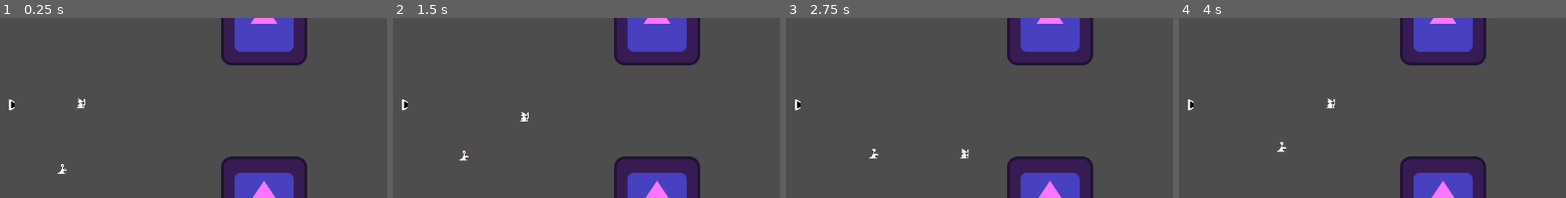
Above: before the commit, frames 1-4 (left to right).
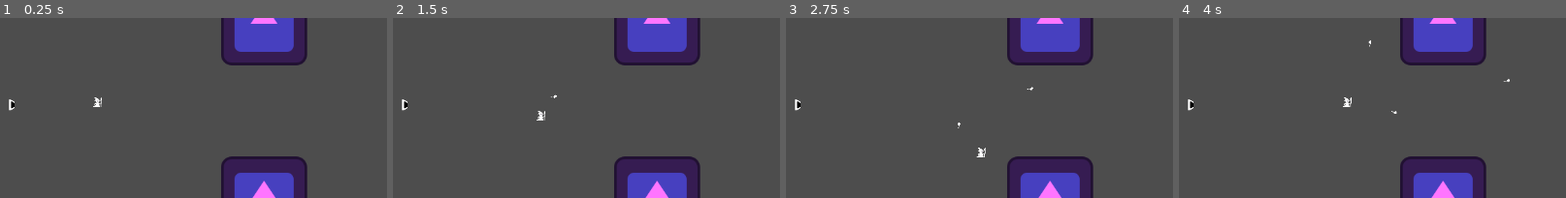
Above: after the commit, the same moments.

Repository: FixelDev/true-philosophers-stone
Game: Godot game, scene res://scenes/starting_level.tscn
The game is run twice, just before and just after one commit, with the same random seed, the same clock (stepped at 60 frames per second) and the same inputs. The engine's default icon, where the game draws it, is replaced by a stand-in: a white triangle on a blue panel in a dark square.
Inputs (mouse positions are % of the whole screen's width and height, from its top left):
- Up to frame 1 (0.25 s): no input
- Up to frame 2 (1.5 s): move the mouse to (72, 54) at 0.52 s; hold D (right) 0.53-1.28 s; click (72, 54) at 0.6 s; move the mouse to (30, 66) at 1.27 s; hold S (down) from 1.28 s (still down); click (30, 66) at 1.35 s
- Up to frame 3 (2.75 s): move the mouse to (60, 34) at 2.02 s; release S (down) at 2.03 s; hold D (right) from 2.03 s (still down); tap Mouse wheel down (change_spell_down) at 2.1 s; click (60, 34) at 2.3 s
- Up to frame 4 (4 s): move the mouse to (45, 84) at 2.77 s; release D (right) at 2.78 s; hold W (up) 2.78-3.53 s; tap Mouse wheel up (change_spell_up) at 2.85 s; click (45, 84) at 3.05 s; move the mouse to (80, 78) at 3.52 s; hold A (left) from 3.53 s (still down); click (80, 78) at 3.6 s
The pictures show only the part of the screen within x 34-84%, y 36-86%; the shares and areas given below are measured in that part.

The runs differ from the first frame. In frame 1, 0.2% of the frame differs, in the area x 14-27%, y 44-87%; in frame 2, 0.3%; in frame 3, 0.3%; in frame 4, 0.3%, in the area x 25-86%, y 12-75%.

Commit message:
Added ability to cast spells by the player and enemies, added rooms with enemies and treasures

Diff:
--- a/scenes/dungeon/cell.gd
+++ b/scenes/dungeon/cell.gd
@@ -20,9 +20,17 @@
 	cell_type = new_type
 
 
+func change_room_type(new_type: Room.RoomType) -> void:
+	room_scene.change_room_type(new_type)
+
+
 func assign_neighbor(neighbor: Cell) -> void:
 	neighbors.append(neighbor)
 
 
 func set_as_exit_room() -> void:
 	room_scene.enable_exit_hatch()
+
+
+func on_player_entered() -> void:
+	room_scene.on_player_entered_room()
--- a/scenes/dungeon/dungeon.gd
+++ b/scenes/dungeon/dungeon.gd
@@ -37,6 +37,8 @@
 	var player_spawn_position: Vector2 = next_room.room_scene.get_player_spawn_position(fliped_direction_id)
 	player.global_position = player_spawn_position
 
+	next_room.on_player_entered()
+
 	var camera_tween = get_tree().create_tween()
 	camera_tween.tween_property(camera, "global_position", next_room.room_scene.global_position, 0.3).set_trans(Tween.TRANS_CUBIC)
 
--- a/scenes/dungeon/dungeon.tscn
+++ b/scenes/dungeon/dungeon.tscn
@@ -19,6 +19,8 @@
 min_rooms_amount = 10
 chances_of_ending_branch = 0.6
 room_scene = ExtResource("2_lwc1g")
+treasure_rooms_percentage = 0.2
+danger_rooms_percentage = 0.6
 
 [node name="Camera2D" type="Camera2D" parent="."]
 position = Vector2(108, 81)
--- a/scenes/dungeon/dungeon_spawner.gd
+++ b/scenes/dungeon/dungeon_spawner.gd
@@ -11,6 +11,8 @@
 @export var chances_of_ending_branch: float
 @export var room_scene: PackedScene
 @export var player: Player
+@export var treasure_rooms_percentage: float
+@export var danger_rooms_percentage: float
 
 signal generation_finished(dungeon_spawner: DungeonSpawner)
 
@@ -22,6 +24,8 @@
 	grid = Grid.new(dungeon_width, dungeon_height)
 
 	place_rooms_on_grid()
+	set_exit_room()
+	set_room_types()
 	grid.assign_neigbhors_to_rooms()
 	reposition_rooms()
 	generation_finished.emit(self)
@@ -57,7 +61,32 @@
 		if generated_rooms >= (rooms_amount - 1):
 			break
 
+
+
+
+func set_exit_room() -> void:
 	grid.rooms[randi_range(rooms_amount - 5, grid.rooms.size() - 1)].set_as_exit_room()
+
+
+func set_room_types() -> void:
+	var treasure_rooms_amount: int = (rooms_amount - 1) * treasure_rooms_percentage
+	var danger_rooms_amount: int = (rooms_amount - 1) * danger_rooms_percentage
+
+	var rooms_copy = grid.rooms.duplicate(false)
+	rooms_copy.remove_at(0)
+
+	for i in range(treasure_rooms_amount):
+		var random_index = randi_range(0, rooms_copy.size() - 1)
+
+		rooms_copy[random_index].change_room_type(Room.RoomType.TREASURE_ROOM)
+		rooms_copy.remove_at(random_index)
+
+	for i in range(danger_rooms_amount):
+		var random_index = randi_range(0, rooms_copy.size() - 1)
+
+		rooms_copy[random_index].change_room_type(Room.RoomType.DANGER_ROOM)
+		rooms_copy.remove_at(random_index)
+
 
 func get_next_position(origin_position: Vector2) -> Vector2:
 	var direction: Vector2 = Globals.DIRECTIONS.pick_random()
--- a/scenes/dungeon/room/room.gd
+++ b/scenes/dungeon/room/room.gd
@@ -3,11 +3,14 @@
 class_name Room
 
 @export var exit_hatch: ExitHatch
+@export var enemy_scene: PackedScene
 
 @onready var room_spawn_points_holder = %RoomSpawnPointsHolder
 
+enum RoomType {NORMAL_ROOM, DANGER_ROOM, TREASURE_ROOM}
+
 var is_positioned: bool = false
-
+var room_type: RoomType = RoomType.NORMAL_ROOM
 
 
 func change_position(new_pos: Vector2) -> void:
@@ -38,5 +41,19 @@
 	exit_hatch.get_node("EnterArea").disabled = false
 
 
+func change_room_type(new_room_type: RoomType) -> void:
+	room_type = new_room_type
+
+
 func _on_player_entered_door(direction_id: String) -> void:
 	pass
+
+
+func on_player_entered_room() -> void:
+	if room_type == RoomType.DANGER_ROOM:
+		var enemy = enemy_scene.instantiate()
+		call_deferred("add_child", enemy)
+	elif room_type == RoomType.TREASURE_ROOM:
+		print("There is a chest")
+	else:
+		print("Empty room")
--- a/scenes/dungeon/room/room.tscn
+++ b/scenes/dungeon/room/room.tscn
@@ -1,7 +1,8 @@
-[gd_scene load_steps=7 format=3 uid="uid://roqlrlkadytg"]
+[gd_scene load_steps=8 format=3 uid="uid://roqlrlkadytg"]
 
 [ext_resource type="Script" path="res://scenes/dungeon/room/room.gd" id="1_h7wlk"]
 [ext_resource type="Texture2D" uid="uid://b4s4omovqtc3n" path="res://scenes/dungeon/room/rooms_spritesheet.png" id="1_soe6j"]
+[ext_resource type="PackedScene" uid="uid://bgvjwrg1ad15l" path="res://scenes/entities/enemy/enemy.tscn" id="2_i0gm5"]
 [ext_resource type="PackedScene" uid="uid://bf8norsymi3b1" path="res://scenes/dungeon/room/room_door.tscn" id="2_xhxc8"]
 [ext_resource type="PackedScene" uid="uid://bnk0b67w37i4a" path="res://scenes/dungeon/room/exit_hatch.tscn" id="4_ph10a"]
 
@@ -52,6 +53,7 @@
 [node name="Room" type="Node2D" node_paths=PackedStringArray("exit_hatch")]
 script = ExtResource("1_h7wlk")
 exit_hatch = NodePath("ExitHatch")
+enemy_scene = ExtResource("2_i0gm5")
 
 [node name="TileMap" type="TileMap" parent="."]
 position = Vector2(-72, -40)
--- a/scenes/entities/enemy/enemy.gd
+++ b/scenes/entities/enemy/enemy.gd
@@ -1,11 +1,11 @@
 extends CharacterBody2D
 
 @export var movement: Movement
-
+@export var health_manager: HealthManager
 
 func _ready() -> void:
 	movement.set_character_body(self)
-
+	health_manager.set_character_body(self)
 
 func _process(delta) -> void:
 	movement.move()
--- a/scenes/entities/enemy/enemy.tscn
+++ b/scenes/entities/enemy/enemy.tscn
@@ -1,15 +1,21 @@
-[gd_scene load_steps=5 format=3 uid="uid://bgvjwrg1ad15l"]
+[gd_scene load_steps=8 format=3 uid="uid://bgvjwrg1ad15l"]
 
 [ext_resource type="Script" path="res://scenes/entities/enemy/enemy.gd" id="1_kocwd"]
 [ext_resource type="Texture2D" uid="uid://degodfcv1ifxt" path="res://scenes/entities/enemies_spritesheet.png" id="1_lvnlt"]
 [ext_resource type="PackedScene" uid="uid://o162ixew07fg" path="res://scenes/entities/movement/movement_towards_player.tscn" id="3_7jeic"]
+[ext_resource type="PackedScene" uid="uid://dy0tbyapjopac" path="res://scenes/entities/health_manager.tscn" id="4_1ekug"]
+[ext_resource type="PackedScene" uid="uid://b1bd6ogn2orna" path="res://scenes/entities/enemy/enemy_spell_manager.tscn" id="5_wo27n"]
+[ext_resource type="PackedScene" uid="uid://cs0l7q0psqxoo" path="res://scenes/spells/default_spell/default_spell.tscn" id="6_j8q8o"]
 
 [sub_resource type="CircleShape2D" id="CircleShape2D_yc8bg"]
 radius = 8.06226
 
-[node name="Enemy" type="CharacterBody2D" node_paths=PackedStringArray("movement")]
+[node name="Enemy" type="CharacterBody2D" node_paths=PackedStringArray("movement", "health_manager")]
+collision_layer = 2
+collision_mask = 16
 script = ExtResource("1_kocwd")
 movement = NodePath("MovementTowardsPlayer")
+health_manager = NodePath("HealthManager")
 
 [node name="Sprite2D" type="Sprite2D" parent="."]
 texture = ExtResource("1_lvnlt")
@@ -20,3 +26,9 @@
 shape = SubResource("CircleShape2D_yc8bg")
 
 [node name="MovementTowardsPlayer" parent="." instance=ExtResource("3_7jeic")]
+
+[node name="HealthManager" parent="." instance=ExtResource("4_1ekug")]
+
+[node name="EnemySpellManager" parent="." instance=ExtResource("5_wo27n")]
+
+[node name="DefaultSpell" parent="EnemySpellManager" instance=ExtResource("6_j8q8o")]
--- /dev/null
+++ b/scenes/entities/enemy/enemy_spell_manager.gd
@@ -0,0 +1,10 @@
+extends Node2D
+
+var spell: Spell
+
+func _ready() -> void:
+	spell = get_child(0)
+
+
+func _process(delta):
+	spell.cast_spell(get_tree().get_nodes_in_group("Player")[0].global_position)
--- /dev/null
+++ b/scenes/entities/enemy/enemy_spell_manager.tscn
@@ -0,0 +1,6 @@
+[gd_scene load_steps=2 format=3 uid="uid://b1bd6ogn2orna"]
+
+[ext_resource type="Script" path="res://scenes/entities/enemy/enemy_spell_manager.gd" id="1_cwcu5"]
+
+[node name="EnemySpellManager" type="Node2D"]
+script = ExtResource("1_cwcu5")
--- /dev/null
+++ b/scenes/entities/health_manager.gd
@@ -0,0 +1,20 @@
+extends Node2D
+
+class_name HealthManager
+
+@export var health: int
+
+var character_body: CharacterBody2D
+
+func set_character_body(character_body: CharacterBody2D) -> void:
+	self.character_body = character_body
+
+func apply_damage(damage: int) -> void:
+	health -= damage
+
+	if health <= 0:
+		die()
+
+
+func die() -> void:
+	character_body.queue_free()
--- /dev/null
+++ b/scenes/entities/health_manager.tscn
@@ -0,0 +1,6 @@
+[gd_scene load_steps=2 format=3 uid="uid://dy0tbyapjopac"]
+
+[ext_resource type="Script" path="res://scenes/entities/health_manager.gd" id="1_1tl4h"]
+
+[node name="HealthManager" type="Node2D"]
+script = ExtResource("1_1tl4h")
--- a/scenes/entities/player/player.tscn
+++ b/scenes/entities/player/player.tscn
@@ -10,7 +10,7 @@
 radius = 8.60233
 
 [node name="Player" type="CharacterBody2D" groups=["Player"]]
-collision_mask = 30
+collision_mask = 28
 script = ExtResource("1_y5i55")
 
 [node name="CollisionShape2D" type="CollisionShape2D" parent="."]
@@ -22,7 +22,7 @@
 [node name="PlayerSpellManager" type="Node2D" parent="."]
 script = ExtResource("3_34qf2")
 
-[node name="Spellbook" type="Node" parent="."]
+[node name="Spellbook" type="Node2D" parent="."]
 unique_name_in_owner = true
 script = ExtResource("4_g5dfx")
 
--- a/scenes/entities/player/player_spell_manager.gd
+++ b/scenes/entities/player/player_spell_manager.gd
@@ -38,4 +38,4 @@
 
 func handle_casting_spells() -> void:
 	if Input.is_action_just_pressed("cast_spell"):
-		equiped_spell.cast_spell()
+		equiped_spell.cast_spell(get_global_mouse_position())
--- a/scenes/entities/player/spellbook.gd
+++ b/scenes/entities/player/spellbook.gd
@@ -1,4 +1,4 @@
-extends Node
+extends Node2D
 
 class_name Spellbook
 
--- a/scenes/spells/default_spell/default_spell.gd
+++ b/scenes/spells/default_spell/default_spell.gd
@@ -1,3 +1,11 @@
 extends Spell
 
 class_name DefaultSpell
+
+@export var spell_projectile_scene: PackedScene
+
+func cast(target: Vector2) -> void:
+	var projectile: SpellProjectile = spell_projectile_scene.instantiate()
+	projectile.target = target
+	projectile.global_position = self.global_position
+	get_tree().root.add_child(projectile)
--- a/scenes/spells/default_spell/default_spell.tscn
+++ b/scenes/spells/default_spell/default_spell.tscn
@@ -1,7 +1,11 @@
-[gd_scene load_steps=3 format=3 uid="uid://cs0l7q0psqxoo"]
+[gd_scene load_steps=5 format=3 uid="uid://cs0l7q0psqxoo"]
 
 [ext_resource type="PackedScene" uid="uid://csmohuvrc6ifj" path="res://scenes/spells/spell.tscn" id="1_telit"]
 [ext_resource type="Script" path="res://scenes/spells/default_spell/default_spell.gd" id="2_84ioy"]
+[ext_resource type="PackedScene" uid="uid://t8n4nlhmkw13" path="res://scenes/spells/default_spell/default_spell_projectile.tscn" id="3_fojgx"]
+[ext_resource type="Resource" uid="uid://cnhtj0b0dwf7k" path="res://scenes/spells/default_spell/default_spell.tres" id="4_ttw38"]
 
 [node name="DefaultSpell" instance=ExtResource("1_telit")]
 script = ExtResource("2_84ioy")
+spell_projectile_scene = ExtResource("3_fojgx")
+spell_stats = ExtResource("4_ttw38")
--- /dev/null
+++ b/scenes/spells/default_spell/default_spell_projectile.tscn
@@ -0,0 +1,18 @@
+[gd_scene load_steps=4 format=3 uid="uid://t8n4nlhmkw13"]
+
+[ext_resource type="PackedScene" uid="uid://d4li6b07lqn5" path="res://scenes/spells/spell_projectile.tscn" id="1_xaqwi"]
+[ext_resource type="Texture2D" uid="uid://c4j73xjepdatr" path="res://scenes/spells/spells_spritesheet.png" id="2_4e3d4"]
+
+[sub_resource type="CircleShape2D" id="CircleShape2D_evwsi"]
+radius = 2.82843
+
+[node name="DefaultSpellProjectile" instance=ExtResource("1_xaqwi")]
+
+[node name="Sprite2D" parent="." index="0"]
+texture = ExtResource("2_4e3d4")
+region_enabled = true
+region_rect = Rect2(0, 0, 16, 16)
+
+[node name="Hitbox" parent="." index="1"]
+position = Vector2(1, 0)
+shape = SubResource("CircleShape2D_evwsi")
--- a/scenes/spells/fireball/fireball.gd
+++ b/scenes/spells/fireball/fireball.gd
@@ -2,6 +2,6 @@
 
 class_name Fireball
 
-func cast_spell() -> void:
-	super()
+func cast_spell(target: Vector2) -> void:
+	super(target)
 	print("FIREBALL")
--- a/scenes/spells/spell.gd
+++ b/scenes/spells/spell.gd
@@ -3,7 +3,24 @@
 class_name Spell
 
 @export var spell_stats: SpellStats
+@onready var timer: Timer = $Timer
+
+var can_be_casted: bool = true
+
+func cast_spell(target: Vector2) -> void:
+
+	if not can_be_casted:
+		return
+
+	cast(target)
+
+	can_be_casted = false
+	timer.start()
 
 
-func cast_spell() -> void:
-	print("spell used")
+func cast(target: Vector2) -> void:
+	pass
+
+
+func _on_timer_timeout():
+	can_be_casted = true
--- a/scenes/spells/spell.tscn
+++ b/scenes/spells/spell.tscn
@@ -6,3 +6,5 @@
 script = ExtResource("1_ig6qy")
 
 [node name="Timer" type="Timer" parent="."]
+
+[connection signal="timeout" from="Timer" to="." method="_on_timer_timeout"]
--- /dev/null
+++ b/scenes/spells/spell_projectile.gd
@@ -0,0 +1,18 @@
+extends Area2D
+
+class_name SpellProjectile
+
+var target: Vector2
+var direction: Vector2
+
+func _ready() -> void:
+	direction = (target - self.global_position).normalized()
+	look_at(target)
+
+func _process(delta) -> void:
+
+	position += direction * 100 * delta
+
+
+func _on_body_entered(body):
+	queue_free()
--- /dev/null
+++ b/scenes/spells/spell_projectile.tscn
@@ -0,0 +1,14 @@
+[gd_scene load_steps=2 format=3 uid="uid://d4li6b07lqn5"]
+
+[ext_resource type="Script" path="res://scenes/spells/spell_projectile.gd" id="1_rfo1g"]
+
+[node name="SpellProjectile" type="Area2D"]
+collision_layer = 32
+collision_mask = 16
+script = ExtResource("1_rfo1g")
+
+[node name="Sprite2D" type="Sprite2D" parent="."]
+
+[node name="Hitbox" type="CollisionShape2D" parent="."]
+
+[connection signal="body_entered" from="." to="." method="_on_body_entered"]
--- a/scenes/spells/water_splash/water_splash.gd
+++ b/scenes/spells/water_splash/water_splash.gd
@@ -2,6 +2,6 @@
 
 class_name WaterSplash
 
-func cast_spell() -> void:
-	super()
+func cast_spell(target: Vector2) -> void:
+	super(target)
 	print("SPLASH")
--- a/scenes/starting_level.tscn
+++ b/scenes/starting_level.tscn
@@ -8,7 +8,6 @@
 [ext_resource type="PackedScene" uid="uid://cososf1t7dm8" path="res://scenes/cauldron/cauldron.tscn" id="5_2nha2"]
 [ext_resource type="PackedScene" uid="uid://dumbs7gggw1ky" path="res://scenes/spellbook_station/spellbook_station.tscn" id="6_bpalt"]
 [ext_resource type="PackedScene" uid="uid://ct8oxdkwglt51" path="res://scenes/dungeon/entrance_dungeon.tscn" id="8_wfy77"]
-[ext_resource type="PackedScene" uid="uid://bgvjwrg1ad15l" path="res://scenes/entities/enemy/enemy.tscn" id="9_fyqkh"]
 
 [node name="StartingLevel" type="Node2D" node_paths=PackedStringArray("entrance_shop")]
 script = ExtResource("1_1y7ye")
@@ -17,7 +16,7 @@
 [node name="UI" parent="." instance=ExtResource("1_m07hd")]
 
 [node name="Player" parent="." instance=ExtResource("1_qouyq")]
-position = Vector2(516, 321)
+position = Vector2(541, 319)
 
 [node name="EntranceShop" parent="." instance=ExtResource("3_h1i8t")]
 position = Vector2(123, 207)
@@ -34,9 +33,6 @@
 [node name="EntranceDungeon" parent="." instance=ExtResource("8_wfy77")]
 position = Vector2(418, 323)
 
-[node name="Enemy" parent="." instance=ExtResource("9_fyqkh")]
-position = Vector2(489, 424)
-
 [connection signal="body_entered" from="EntranceShop" to="EntranceShop" method="_on_body_entered"]
 [connection signal="body_entered" from="EntranceCauldron" to="EntranceCauldron" method="_on_body_entered"]
 [connection signal="body_entered" from="EntranceSpellbookStation" to="EntranceSpellbookStation" method="_on_body_entered"]
Binary file added: scenes/spells/spells_spritesheet.aseprite
Binary file added: scenes/spells/spells_spritesheet.png
Not shown, added: scenes/spells/spells_spritesheet.png.import
Not shown: 1 places in scenes/starting_level.tscn that only renumber resources
